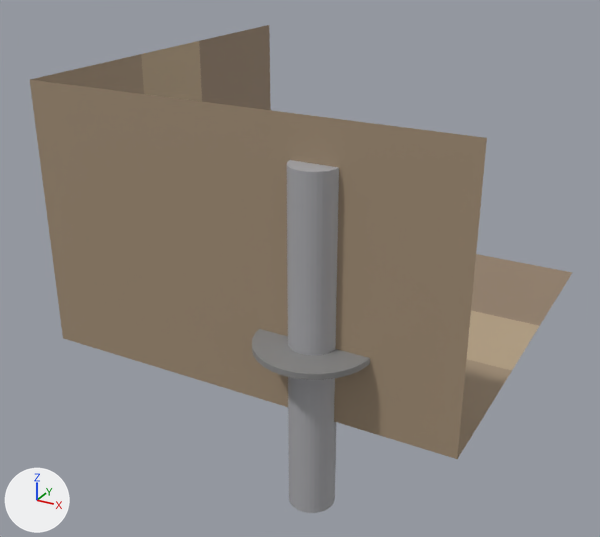
A saved change to the Blender file blender/model-a-bathroom.blend.
Rendered twice from a 50 mm camera at (6.94, -10.32, 5.25) aimed at (-0.4, 3.03, -1.42). The axes (+X, +Y, +Z) are drawn at lower left. The lights are the same throughout. The picture after the commit comes second.

The older version as bpy lines, for what is in view:
```python
ob_back_wall_feature__feature = bpy.data.objects.new('back_wall_feature__feature', me_plane_002)
ob_back_wall_feature__feature.location = (0.0, 0.0, 0.0)
ob_back_wall_lower__lower = bpy.data.objects.new('back_wall_lower__lower', me_plane_001)
ob_back_wall_lower__lower.location = (0.0, 0.0, 0.0)
ob_back_wall_upper__upper = bpy.data.objects.new('back_wall_upper__upper', me_plane_003)
ob_back_wall_upper__upper.location = (0.0, 0.0, 0.0)
ob_floor__floor = bpy.data.objects.new('floor__floor', me_plane)
ob_floor__floor.location = (0.0, 0.0, 0.0)
ob_left_wall_feature__feature = bpy.data.objects.new('left_wall_feature__feature', me_plane_005)
ob_left_wall_feature__feature.location = (0.0, 0.0, 0.0)
ob_left_wall_lower__lower = bpy.data.objects.new('left_wall_lower__lower', me_plane_004)
ob_left_wall_lower__lower.location = (0.0, 0.0, 0.0)
ob_left_wall_upper__upper = bpy.data.objects.new('left_wall_upper__upper', me_plane_006)
ob_left_wall_upper__upper.location = (0.0, 0.0, 0.0)
ob_shower_base = bpy.data.objects.new('shower_base', me_cylinder_001)
ob_shower_base.location = (0.0, 0.0, 0.0)
ob_shower_fixture = bpy.data.objects.new('shower_fixture', me_cylinder)
ob_shower_fixture.location = (0.0, 0.0, 0.0)
```
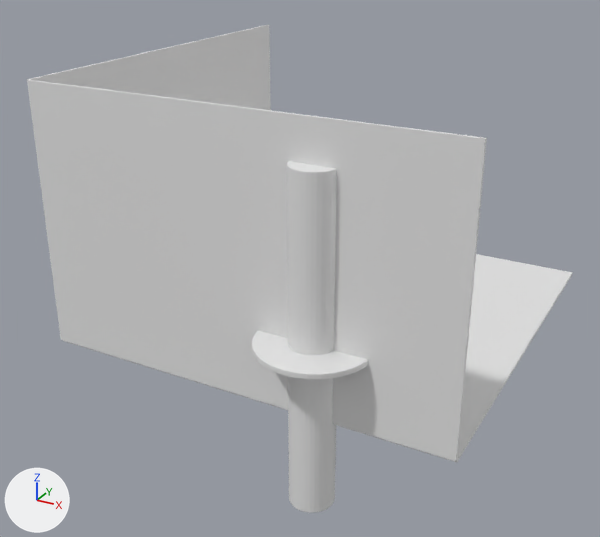
What the commit changed:
me_plane has 4 vertices, 1 face and spans x -4.0..4.0, y 0.0, z -2.5..2.5.
me_plane no longer uses material mat_zone_floor (beige #a28e76).
me_plane_001 has 4 vertices, 1 face and spans x -4.0..4.0, y 0.0..3.0, z -2.5.
me_plane_001 no longer uses material mat_zone_lower (beige #a28e76).
me_plane_002 has 4 vertices, 1 face and spans x -4.0..4.0, y 3.0..5.0, z -2.5.
me_plane_002 no longer uses material mat_zone_feature (beige #b8a486).
me_plane_003 has 4 vertices, 1 face and spans x -4.0..4.0, y 5.0..8.0, z -2.5.
me_plane_003 no longer uses material mat_zone_upper (brown #95816c).
me_plane_004 has 4 vertices, 1 face and spans x -4.0, y 0.0..3.0, z -2.5..2.5.
me_plane_004 no longer uses material mat_zone_lower (beige #a28e76).
me_plane_005 has 4 vertices, 1 face and spans x -4.0, y 3.0..5.0, z -2.5..2.5.
me_plane_005 no longer uses material mat_zone_feature (beige #b8a486).
me_plane_006 has 4 vertices, 1 face and spans x -4.0, y 5.0..8.0, z -2.5..2.5.
me_plane_006 no longer uses material mat_zone_upper (brown #95816c).
me_cylinder has 64 vertices, 34 faces and spans x 1.1..1.9, y -0.4..0.4, z -4.2..1.8.
me_cylinder no longer uses material mat_fixture (grey #aaaaad).
me_cylinder_001 has 64 vertices, 34 faces and spans x 0.5..2.5, y -0.95..1.05, z -1.25..-1.15.
me_cylinder_001 no longer uses material mat_shower_base (grey #898989).

What differs and where, as boxes [x1, y1, x2, y2] in the pictures (600 x 537 px):
'floor__floor', recoloured
    both: [30, 80, 487, 459]
'shower_fixture', recoloured (grey to white)
    both: [287, 161, 337, 513]
'left_wall_upper__upper', recoloured (brown to white)
    both: [199, 25, 271, 110]
'back_wall_upper__upper', recoloured (brown to white)
    both: [471, 254, 573, 326]
'shower_base', recoloured (grey to white)
    both: [252, 331, 368, 379]
'left_wall_feature__feature', recoloured (beige to white)
    both: [141, 41, 202, 102]
'back_wall_feature__feature', recoloured (beige to white)
    both: [467, 311, 539, 370]
'back_wall_lower__lower', recoloured (beige to white)
    both: [457, 359, 512, 459]
'left_wall_lower__lower', recoloured (beige to white)
    both: [30, 54, 144, 94]
